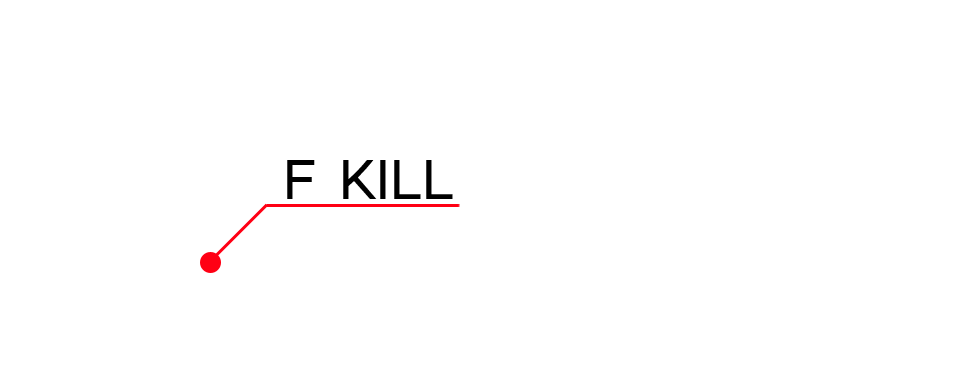
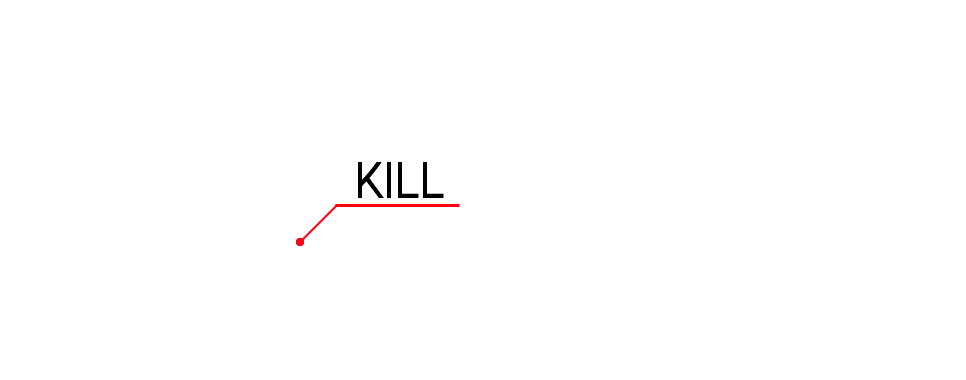
The second w=966, h=380 image is a revision of the first. Changes to its layers:
painted on "KILL" over [343, 160, 453, 199]
hid "F" over [287, 160, 315, 199]
painted on "Layer 7" over [287, 160, 453, 199]
painted on "Layer 3" over [266, 204, 460, 207]
painted on "Layer 2" over [213, 203, 337, 258]
painted on "Layer 1" over [200, 238, 304, 273]
